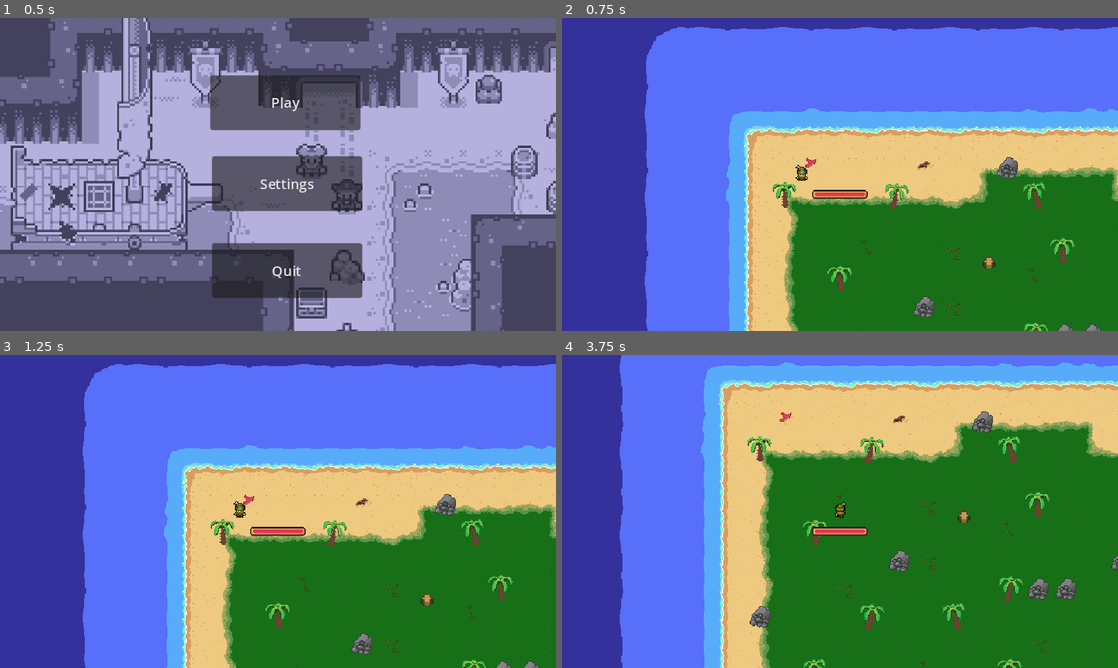
Above: before the commit, frames 1-4 (two rows, left to right).
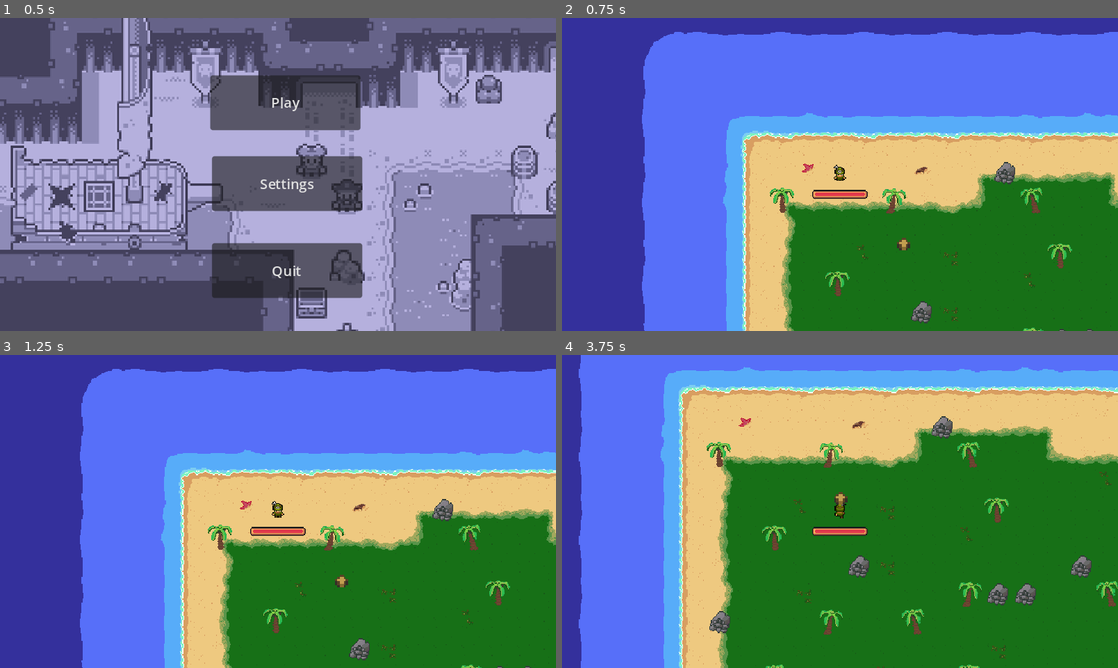
Above: after the commit, the same moments.

Repository: liam-barkley/Game-Jam
Game: Godot game, scene res://Scenes/main_menu.tscn
Same seed, same stepped clock (60 frames per second), same inputs: the game is played once before the commit and once after it.
Inputs (mouse positions are in pixels of both pictures, inside the frame that each line leads up to):
- Up to frame 1 (0.5 s): no input
- Up to frame 2 (0.75 s): click "Play" at 0.5 s
- Up to frame 3 (1.25 s): no input
- Up to frame 4 (3.75 s): tap Enter at 1.25 s; move the mouse to (962, 495) at 1.27 s; hold D (move_right) 1.28-2.03 s; click (962, 495) at 1.35 s; move the mouse to (728, 527) at 2.02 s; hold S (move_down) 2.03-2.78 s; tap E (interact) at 2.1, 3.6 s; move the mouse to (895, 442) at 2.77 s; hold D (move_right) 2.78-3.53 s; click (895, 442) at 2.85 s; move the mouse to (812, 574) at 3.52 s; hold W (move_up) from 3.53 s (still down)

Frame 1 is identical in both runs. In frame 2, 12% of the frame differs, in the area x 14-100%, y 2-100%; in frame 3, 12%; in frame 4, 35%, in the area x 3-100%, y 0-100%.

Commit message:
Implemented random spawning

Diff:
--- a/Game/Scenes/player.tscn
+++ b/Game/Scenes/player.tscn
@@ -640,6 +640,7 @@
 size = Vector2(6.5, 18)
 
 [node name="Player" type="CharacterBody2D"]
+position = Vector2(8, 8)
 script = ExtResource("1_ex118")
 SPEED = 150.0
 
--- a/Game/Scenes/tile_script.gd
+++ b/Game/Scenes/tile_script.gd
@@ -13,6 +13,9 @@
 func _ready():
 	initialize_grid()
 	$Timer.start()
+	#var player = get_node("Player")
+	#var r = get_random_grid_pos()
+	#player.position = Vector2(r.x*NUM_COLS, r.y*NUM_ROWS)
 
 func _on_timer_timeout():
 	update_grid()
@@ -26,20 +29,36 @@
 		is_corrupted_grid.append(row)
 
 	# Randomly assign one corrupted tile
-	var nx = 0
-	var ny = 0
+	var pos = get_random_grid_pos()
+	add_corruption(pos.x, pos.y)
+
+# get a random position to spawn an entity
+func get_random_grid_pos():
+	var random = RandomNumberGenerator.new()
+	random.randomize()
+	# ensure spawn occurs on valid location
 	while true:
-		var r = randf()
-		if  r < CORRUPTION_PROBABILITY:
-			add_corruption(nx, ny)
-			break
+		var x = random.randi_range(0, NUM_COLS-1)
+		var y = random.randi_range(0, NUM_ROWS-1)
+		position = Vector2i(x, y)
+		var atlas_coord = get_cell_atlas_coords(0, position)
+		if valid_spawn_pos(atlas_coord):
+			print("spawned at " + str(position))
+			print("with atlas: " + str(atlas_coord))
+			return position
 
-		if (ny+1)/NUM_COLS == 1:
-			nx += 1
-			nx %= NUM_ROWS
-			ny = 0
-		else:
-			ny += 1
+# a valid spawn is any atlas coordinate in the tilemap that is allowed
+func valid_spawn_pos(pos):
+	if pos.x == 10 and pos.y == 2:
+		return false
+	elif pos.x == 6:
+		return false
+	elif pos.x > 13:
+		return false
+	elif pos.x > 6 and (pos.y == 0 or pos.y == 6):
+		return false
+
+	return true
 #
 func update_grid():
 	for x in range(NUM_ROWS):
@@ -64,9 +83,9 @@
 					continue
 
 				if randf() < CORRUPTION_PROBABILITY:
-
 					add_corruption(nx, ny)
 
+# NB need to pass in tilemap coordinate
 func add_corruption(nx, ny):
 	# Get vectors
 	var pos = Vector2(nx * GRID_SIZE, ny * GRID_SIZE)
--- a/Game/Scenes/wood_tree.tscn
+++ b/Game/Scenes/wood_tree.tscn
@@ -34,7 +34,7 @@
 radius = 28.0
 
 [node name="wood_tree" type="Node2D"]
-position = Vector2(1, 0)
+position = Vector2(15, 15)
 script = ExtResource("1_hreit")
 
 [node name="AnimatedSprite2D" type="AnimatedSprite2D" parent="."]
--- a/Game/Scenes/world.tscn
+++ b/Game/Scenes/world.tscn
@@ -1906,11 +1906,9 @@
 sources/1 = SubResource("TileSetAtlasSource_7xmsj")
 
 [node name="World" type="Node2D"]
-position = Vector2(731, 505)
 script = ExtResource("1_fk3o6")
 
 [node name="TileMap" type="TileMap" parent="."]
-position = Vector2(-746, -519)
 tile_set = SubResource("TileSet_didg4")
 format = 2
 layer_0/name = "Ground"
@@ -1927,40 +1925,11 @@
 wait_time = 4.0
 
 [node name="Player" parent="TileMap" instance=ExtResource("3_t2bnr")]
-position = Vector2(99.1018, 87.9647)
+position = Vector2(146, 82)
 
-[node name="TreeCollectables" type="Node" parent="."]
+[node name="Node" type="Node" parent="TileMap"]
 
-[node name="wood_tree" parent="TreeCollectables" groups=["tree"] instance=ExtResource("5_7rr2a")]
-position = Vector2(485, 702)
-
-[node name="wood_tree2" parent="TreeCollectables" groups=["tree"] instance=ExtResource("5_7rr2a")]
-position = Vector2(299, 167)
-
-[node name="wood_tree3" parent="TreeCollectables" groups=["tree"] instance=ExtResource("5_7rr2a")]
-position = Vector2(963, 809)
-
-[node name="wood_tree4" parent="TreeCollectables" groups=["tree"] instance=ExtResource("5_7rr2a")]
-position = Vector2(799, 848)
-
-[node name="wood_tree5" parent="TreeCollectables" groups=["tree"] instance=ExtResource("5_7rr2a")]
-position = Vector2(611, 211)
-
-[node name="wood_tree6" parent="TreeCollectables" instance=ExtResource("5_7rr2a")]
-position = Vector2(264, 814)
-
-[node name="wood_tree7" parent="TreeCollectables" instance=ExtResource("5_7rr2a")]
-position = Vector2(292, 511)
-
-[node name="wood_tree8" parent="TreeCollectables" instance=ExtResource("5_7rr2a")]
-position = Vector2(138, 572)
+[node name="wood_tree" parent="TileMap/Node" instance=ExtResource("5_7rr2a")]
+position = Vector2(229, 179)
 
 [connection signal="timeout" from="TileMap/Timer" to="TileMap" method="_on_timer_timeout"]
-[connection signal="gathered_wood" from="TreeCollectables/wood_tree" to="." method="_on_wood_tree_gathered_wood"]
-[connection signal="gathered_wood" from="TreeCollectables/wood_tree2" to="." method="_on_wood_tree_gathered_wood"]
-[connection signal="gathered_wood" from="TreeCollectables/wood_tree3" to="." method="_on_wood_tree_gathered_wood"]
-[connection signal="gathered_wood" from="TreeCollectables/wood_tree4" to="." method="_on_wood_tree_gathered_wood"]
-[connection signal="gathered_wood" from="TreeCollectables/wood_tree5" to="." method="_on_wood_tree_gathered_wood"]
-[connection signal="gathered_wood" from="TreeCollectables/wood_tree6" to="." method="_on_wood_tree_gathered_wood"]
-[connection signal="gathered_wood" from="TreeCollectables/wood_tree7" to="." method="_on_wood_tree_gathered_wood"]
-[connection signal="gathered_wood" from="TreeCollectables/wood_tree8" to="." method="_on_wood_tree_gathered_wood"]
Not shown, added: Game/Arts/Resources/Rock-icon.png.import
Not shown, added: Game/Arts/Resources/Rock.png.import
Not shown, added: Game/Arts/Resources/Rock_ore-icon.png.import
Not shown, added: Game/Arts/Resources/Rock_ore.png.import
